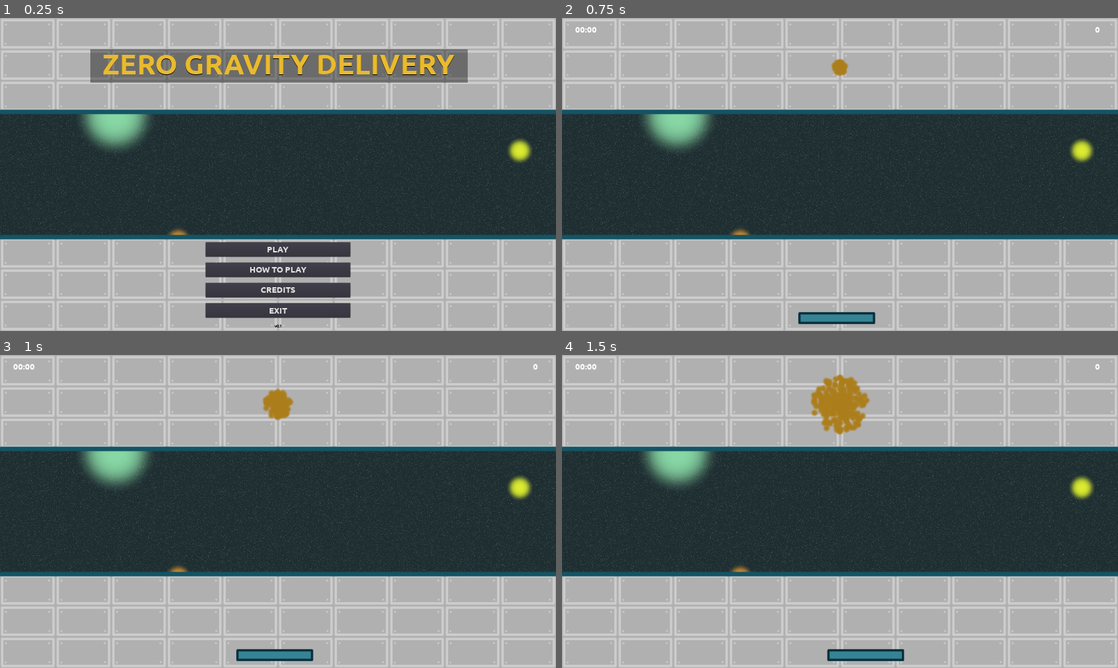
Above: before the commit, frames 1-4 (two rows, left to right).
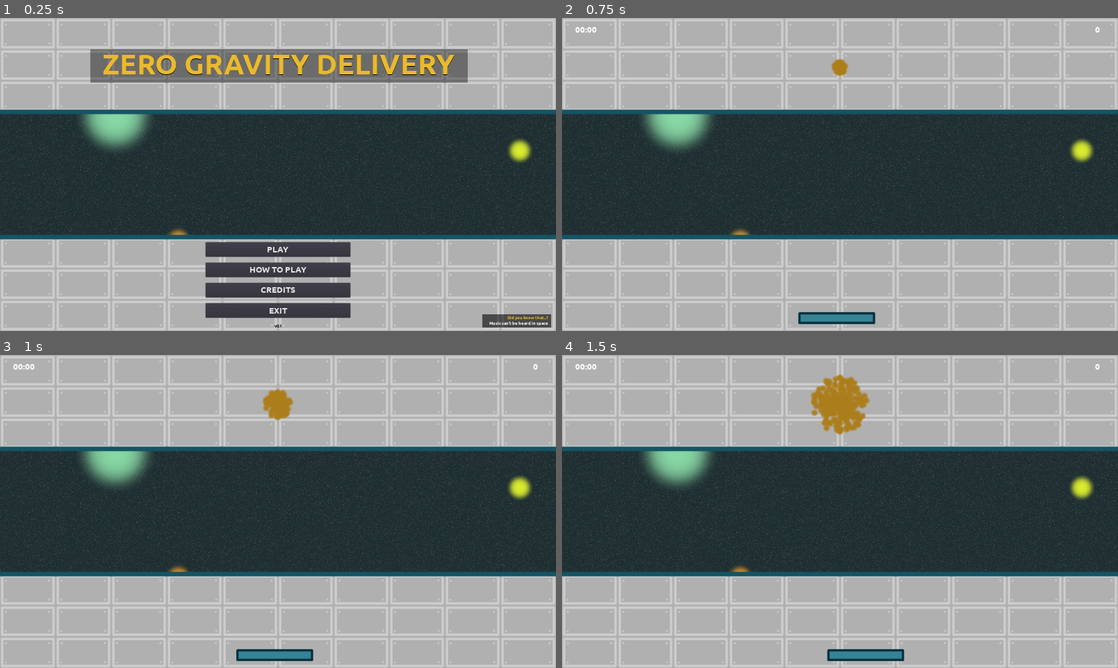
Above: after the commit, the same moments.

Repository: moisesjbc/ludum-dare-53
Game: Godot game, scene res://gui/main_menu/main_menu.tscn
Same seed, same stepped clock (60 frames per second), same inputs: the game is played once before the commit and once after it.
Inputs:
- Up to frame 1 (0.25 s): no input
- Up to frame 2 (0.75 s): click "PLAY" at 0.5 s
- Up to frame 3 (1 s): no input
- Up to frame 4 (1.5 s): tap Enter at 1.25 s; hold Right (ui_right) from 1.28 s (still down)

The runs differ from the first frame. In frame 1, 0.5% of the frame differs, in the area x 86-100%, y 94-99%; in frame 2, nothing differs; in frame 3, nothing differs; in frame 4, nothing differs.

Commit message:
Add note about missing music

Diff:
--- a/godot-project/gui/main_menu/main_menu.tscn
+++ b/godot-project/gui/main_menu/main_menu.tscn
@@ -9,6 +9,9 @@
 
 [sub_resource type="DynamicFont" id=1]
 size = 100
+font_data = ExtResource( 4 )
+
+[sub_resource type="DynamicFont" id=3]
 font_data = ExtResource( 4 )
 
 [node name="main_menu" type="Control"]
@@ -84,6 +87,25 @@
 align = 1
 valign = 1
 
+[node name="ColorRect2" type="ColorRect" parent="."]
+margin_left = 1666.0
+margin_top = 1022.0
+margin_right = 1903.0
+margin_bottom = 1067.0
+color = Color( 0, 0, 0, 0.588235 )
+
+[node name="RichTextLabel" type="RichTextLabel" parent="."]
+margin_left = 1656.0
+margin_top = 1023.0
+margin_right = 1895.0
+margin_bottom = 1070.0
+custom_fonts/normal_font = SubResource( 3 )
+bbcode_enabled = true
+bbcode_text = "[right][color=#e9ba2e]Did you know that...?[/color]
+Music can't be heard in space[/right]"
+text = "Did you know that...?
+Music can't be heard in space"
+
 [connection signal="pressed" from="bottom_container/vbox_container/play_button" to="." method="_on_play_button_pressed"]
 [connection signal="pressed" from="bottom_container/vbox_container/how_to_play_button" to="." method="_on_how_to_play_button_pressed"]
 [connection signal="pressed" from="bottom_container/vbox_container/credits_button" to="." method="_on_credits_button_pressed"]
Not shown: 1 places in godot-project/gui/main_menu/main_menu.tscn that only renumber resources
